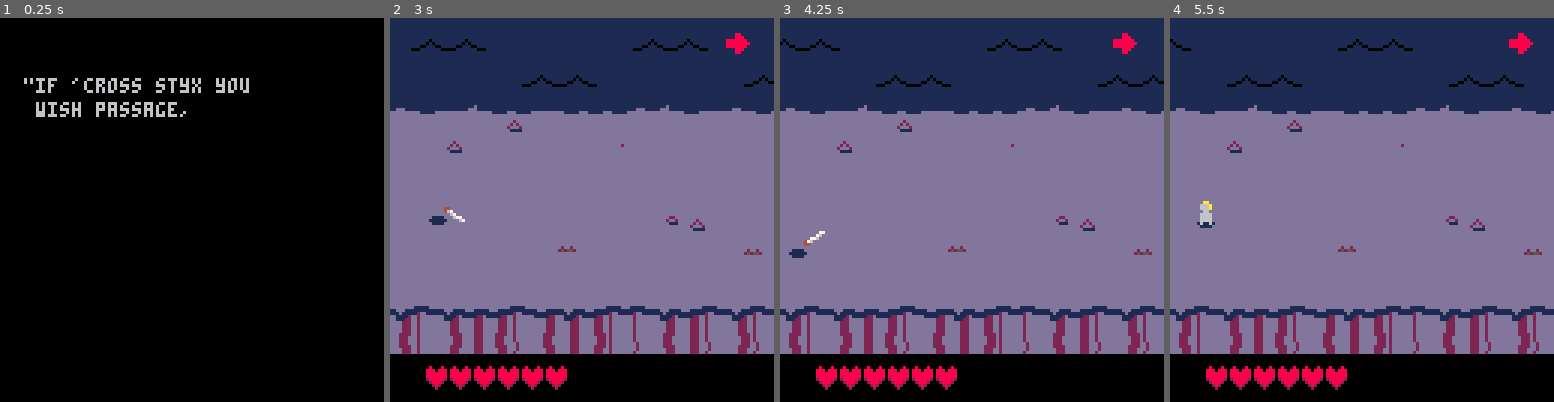
Above: before the commit, frames 1-4 (left to right).
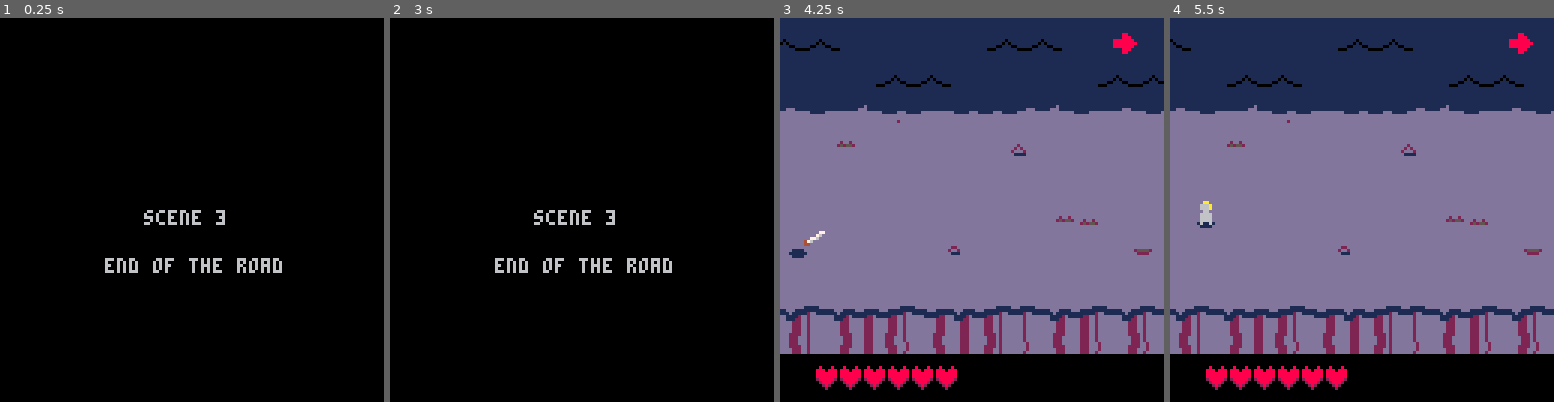
Above: after the commit, the same moments.

Repository: akbiggs/Scuffle
Game: PICO-8 cartridge scuffle.p8
Same seed, same stepped clock (60 frames per second), same inputs: the game is played once before the commit and once after it.
Inputs:
- Up to frame 1 (0.25 s): no input
- Up to frame 2 (3 s): tap X (X key) at 0.33, 1.07, 1.85, 2.97 s; tap O (Z key) at 0.7, 1.7, 2.1, 2.5, 2.9 s; hold Right 1.6-2.1 s; hold Up 2.15-2.42 s; hold Right from 2.47 s (still down)
- Up to frame 3 (4.25 s): release Right at 3.03 s; hold Left 3.08-3.58 s; tap O (Z key) at 3.3, 3.7, 4.1 s; hold Down 3.63-3.97 s; hold Right from 4.02 s (still down); tap X (X key) at 4.08 s
- Up to frame 4 (5.5 s): tap O (Z key) at 4.5, 4.9, 5.3 s; release Right at 4.68 s; hold Up 4.73-5.03 s; hold Left from 5.08 s (still down); tap X (X key) at 5.2 s

The runs differ from the first frame. In frame 1, 2.6% of the frame differs, in the area x 6-74%, y 15-67%; in frame 2, 88%, in the area x 0-100%, y 0-97%; in frame 3, 0.5%; in frame 4, 0.5%.

Commit message:
creditsgit diff --stagedgit diff --staged!

Diff:
--- a/scuffle.p8
+++ b/scuffle.p8
@@ -2146,23 +2146,21 @@
 
 local state = {}
 
-function get_music(
+function stage_music(
     stage, is_restart)
-  if stage == 3
-  then
-    return 16
-  end
-
-  -- stage 2
-  if (stage == 2) return 20
-
-  -- stage 1
-  if (is_restart) return 5
-  return 0
-end
-
--- player xpos that ends the
--- stage
+  if stage == 4
+  then return
+  elseif stage == 3
+  then music(16)
+  elseif stage == 2
+  then music(20)
+  elseif is_restart
+  then music(5)
+  else
+    music(0)
+  end
+end
+
 function get_stage_end(
     stage)
   if (stage == 3) return 128*3
@@ -2190,8 +2188,7 @@
       mk_walker(10, 60),
     }),
     wave(110, {
-      imp(vec(8, -5),
-          --[[left=]]false),
+      imp(vec(8, -5)),
     }),
     wave(130, {
       mk_walker(20, 70),
@@ -2360,7 +2357,6 @@
 function get_palette(stage)
   if state.stage == 2
   then
-    -- shades of red
     return {
       ground=4,
       outline=9,
@@ -2378,6 +2374,7 @@
 end
 
 function get_intro_life(stage)
+  if (stage == 4) return 30000
   if stage == 2 or stage == 3
   then
     return 200
@@ -2434,9 +2431,7 @@
 
 function start_stage(
     stage, state)
-  local song = get_music(
-      stage, false)
-  music(song)
+  stage_music(stage, false)
 
   state.stage = stage
 
@@ -2459,9 +2454,7 @@
 end
 
 function restart_stage(state)
-  local song = get_music(
-      state.stage, true)
-  music(song)
+  stage_music(state.stage, true)
   state.skip_intro = true
 
   init_stage(state)
@@ -2475,7 +2468,7 @@
 function _init()
 		state.skip_intro_presses = 0
 
-  start_stage(1, state)
+  start_stage(3, state)
 end
 
 function update_music_intro(
@@ -2531,8 +2524,11 @@
   then
     state.stage_done = true
     state.outro_life = 250
-    music(-1)
-    sfx(26)
+    if state.stage != 3
+    then
+      music(-1)
+      sfx(26)
+    end
   elseif state.stage_done and
          state.outro_life <= 0
   then
@@ -2566,6 +2562,7 @@
 
   local p = state.player
   if p.life > 0 and
+     not state.stage_done and
      state.dialog == nil
   then
     p:update(state.camera,
@@ -2636,6 +2633,15 @@
   update_prev_btn()
 end
 
+function draw_credits()
+  print("the end", 52, 16, 6)
+  print("a game by:", 48, 40, 6)
+  print("dan andrus & alex biggs", 20, 50, 6)
+  print("made for extra credits", 22, 78, 6)
+  print("game jam #5", 45, 88, 6)
+  print("thanks for playing 😐", 24, 112, 12)
+end
+
 function draw_stage_3_intro()
   print("scene 3", 48, 64,
         6)
@@ -2686,7 +2692,10 @@
 end
 
 function draw_intro()
-  if state.stage == 3
+  if state.stage == 4
+  then
+    draw_credits()
+  elseif state.stage == 3
   then
     draw_stage_3_intro()
   elseif state.stage == 2
